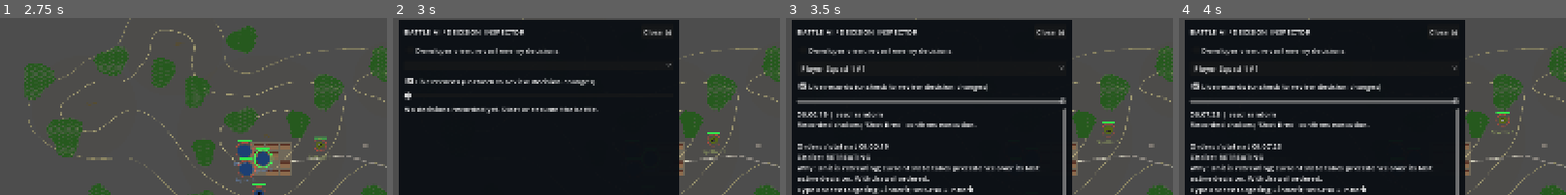
Above: before the commit, frames 1-4 (left to right).
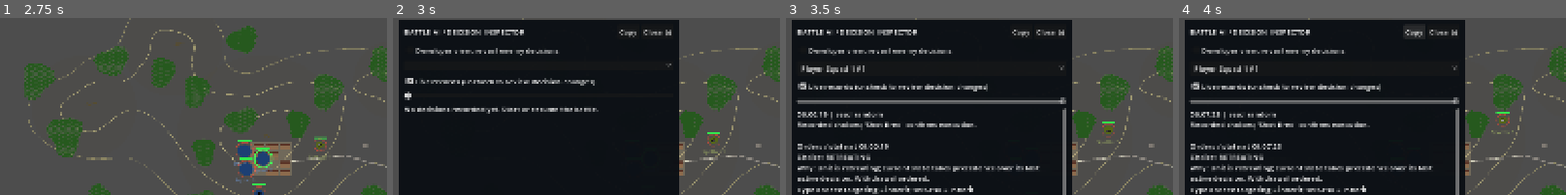
Above: after the commit, the same moments.

Repository: verybadcat/Drones
Game: Godot game, scene res://scenes/Main.tscn
Two runs of this game, one before a commit and one after it. Both use one fixed random seed, a clock stepped at 60 frames per second and the inputs below.
Inputs (mouse positions are % of the whole screen's width and height, from its top left):
- Up to frame 1 (2.75 s): click "Choose" at 0.5 s; click "Start Battle" at 1.25 s; click "Order General Retreat" at 2 s
- Up to frame 2 (3 s): click "Inspect AI (i)" at 2.75 s
- Up to frame 3 (3.5 s): no input
- Up to frame 4 (4 s): click (30, 10) at 3.5 s, where only the run after the commit has a clickable "Copy"
The pictures show only the part of the screen within x 0-50%, y 6-56%; the shares and areas given below are measured in that part.

Frame 1 is identical in both runs. In frame 2, 0.1% of the frame differs, in the area x 58-63%, y 6-11%; in frame 3, 0.1%; in frame 4, 0.3%, in the area x 58-64%, y 4-11%.

Commit message:
Fix three compounding reasons the mortar never reached its own hunt tier
Measured directly with an instrumented headless harness: the player
mortar spent a hard 0% of tactical time in "Destroy enemy mortars"
across 16 early-battle trials, despite a known enemy mortar being
present nearly half the time. Three separate root causes, each
sufficient on its own:

1. _known_enemy_mortar_lead() required state == ACTIVE everywhere,
   so a mortar crew that fled after taking a hit (RETREATING, not
   WITHDRAWN -- still very much a real, targetable unit per
   Unit.is_targetable()) became untrackable the instant it mattered
   most. Factored the ACTIVE-or-RETREATING check out as
   Unit.is_targetable_state() and used it throughout.

2. No memory of a mortar's last-seen position once it stopped firing
   or being directly visible -- both existing lead sources expire
   quickly, and a real mortar isn't obligated to fire every reload
   cycle. Added Unit.player_known_position/_time, populated the same
   way player_known_pips/_state already are, as a third, untrusted,
   non-expiring fallback.

3. Shoot-and-scoot's post-fire relocation was uninterruptible by
   hunting for however long the walk took -- observed blocking tier 2
   for 300+ tactical seconds on a single leg. Removed "scoot" from
   the sticky-intent list in _decide_mortar_action's step 0b; genuine
   emergencies (evade/conceal/out_of_ammo/linkup) stay sticky.

Also: _mortar_reasoning was left frozen at its last value forever once
a mortar stopped being ACTIVE, misleading the Decision Inspector for a
crew long gone -- now overwritten with an honest state note. Added a
Copy button to the Decision Inspector (requested mid-diagnosis).

Re-measured after each fix: 0% -> 4.9% -> 14.9% of known-enemy-mortar
time actually spent hunting, dominant detail shifting to "In range of
a known enemy mortar" (a completed hunt). Added
scripts/tests/test_mortar_hunts_known_mortar.gd as a permanent
regression guard (2% floor) since this took several rounds to pin
down and would be easy to silently regress.

Co-Authored-By: Claude Sonnet 5 <noreply@anthropic.com>

Diff:
--- a/scripts/battle_manager.gd
+++ b/scripts/battle_manager.gd
@@ -1493,16 +1493,40 @@
 ## and aged out on the much shorter MORTAR_FIRE_DETECTION_EXPIRY window
 ## instead of DRONE_MORTAR_FIRE_LEAD_EXPIRY, since nothing is keeping it
 ## current the way a live drone (or eyes) would.
+##
+## THIRD fallback, once both of those come up empty: Unit.player_known_
+## position, the last spot this mortar was actually SEEN (not just heard
+## firing), with no expiry at all. Without this, an enemy mortar that goes
+## quiet for longer than the short fire-detection window (very common —
+## it isn't obligated to fire every reload cycle, and a real one often
+## doesn't) was being treated as if it had never been found at all, the
+## instant that short window lapsed — silently forfeiting the whole
+## ammo-conservation/pursuit mechanism for a target that's still very
+## much real and still very much known to exist, just not RECENTLY heard
+## from. Reported untrusted (never trusted, regardless of drone coverage)
+## since the mortar could genuinely have relocated since — a real crew
+## would still send a probing advance on a last-known position, not
+## commit the whole team to it the way a live or freshly-detected fix
+## earns.
 func _known_enemy_mortar_lead() -> Dictionary:
+	# ACTIVE or RETREATING, never DESTROYED/WITHDRAWN/SURRENDERED — the same
+	# "still a threat, still a real target" standard _known_enemy_positions
+	# already applies elsewhere in this file, and the same one Unit.
+	# is_targetable() itself allows a shot at. A crew that's pulling its gun
+	# back after taking a hit hasn't abandoned it (see order_retreat's own
+	# reasoning) and is very much still worth catching — excluding
+	# RETREATING here meant a mortar the player had just damaged enough to
+	# make it flee immediately became untrackable, the exact tick it
+	# actually mattered most.
 	for u in enemy_units:
-		if u.kind == Unit.Kind.MORTAR and u.state == Unit.State.ACTIVE and u.is_visible:
+		if u.kind == Unit.Kind.MORTAR and u.is_targetable_state() and u.is_visible:
 			return {"position": u.global_position, "trusted": true, "unit": u}
 
 	var best_pos := Vector2.INF
 	var best_time := -INF
 	var best_unit: Unit = null
 	for u in enemy_units:
-		if u.kind != Unit.Kind.MORTAR or u.state != Unit.State.ACTIVE:
+		if u.kind != Unit.Kind.MORTAR or not u.is_targetable_state():
 			continue
 		var info: Dictionary = _last_detected_mortar_fire.get(u, {})
 		if info.is_empty():
@@ -1511,20 +1535,30 @@
 			best_time = info.time
 			best_pos = info.position
 			best_unit = u
-	if best_unit == null:
+
+	if best_unit != null:
+		var drone_covering_it := false
+		for d in [active_drone, backup_drone]:
+			if d != null and d.has_move_target and d.move_target.distance_to(best_pos) < 1.0:
+				drone_covering_it = true
+				break
+		var expiry: float = GameConfig.DRONE_MORTAR_FIRE_LEAD_EXPIRY if drone_covering_it else GameConfig.MORTAR_FIRE_DETECTION_EXPIRY
+		if scenario_elapsed_time - best_time <= expiry:
+			return {"position": best_pos, "trusted": drone_covering_it, "unit": best_unit}
+
+	var seen_pos := Vector2.INF
+	var seen_time := -INF
+	var seen_unit: Unit = null
+	for u in enemy_units:
+		if u.kind != Unit.Kind.MORTAR or not u.is_targetable_state() or is_inf(u.player_known_position.x):
+			continue
+		if u.player_known_position_time > seen_time:
+			seen_time = u.player_known_position_time
+			seen_pos = u.player_known_position
+			seen_unit = u
+	if seen_unit == null:
 		return {}
-
-	var drone_covering_it := false
-	for d in [active_drone, backup_drone]:
-		if d != null and d.has_move_target and d.move_target.distance_to(best_pos) < 1.0:
-			drone_covering_it = true
-			break
-
-	var expiry: float = GameConfig.DRONE_MORTAR_FIRE_LEAD_EXPIRY if drone_covering_it else GameConfig.MORTAR_FIRE_DETECTION_EXPIRY
-	if scenario_elapsed_time - best_time > expiry:
-		return {}
-
-	return {"position": best_pos, "trusted": drone_covering_it, "unit": best_unit}
+	return {"position": seen_pos, "trusted": false, "unit": seen_unit}
 
 
 ## The single position the mortar/drone team's current joint commitment
@@ -3225,15 +3259,32 @@
 		_mortar_reasoning[m] = {"tier": "Target available", "detail": "A target is selected; no new movement order from this decision. Reload and firing gates still apply."}
 		return
 
-	# Step 0b — an in-progress SELF-PRESERVATION walk isn't interruptible
-	# by a lower tier (hunting). This is what actually fixes the bug where
-	# hunting could silently overwrite a shoot-and-scoot displacement mid-
-	# stride, and what stops an is_visible blink or a _pick_target coin-
-	# flip from restarting the whole ladder mid-walk — the mortar's own
-	# version of the sticky-until-arrival commitment the drone rewrite
-	# needed for the same reason.
+	# Step 0b — an in-progress EMERGENCY self-preservation walk isn't
+	# interruptible by a lower tier (hunting): evade/conceal/out_of_ammo/
+	# linkup are all real, immediate necessities (a closing threat, being
+	# spotted, no ammo to fight with at all), not something a known-mortar
+	# opportunity should ever pull the crew off of mid-stride. This also
+	# stops an is_visible blink or a _pick_target coin-flip from restarting
+	# the whole ladder mid-walk — the mortar's own version of the
+	# sticky-until-arrival commitment the drone rewrite needed for the
+	# same reason.
+	#
+	# "scoot" is deliberately NOT on this list. Shoot-and-scoot's post-fire
+	# reposition is a routine precaution, not an emergency — and unlike the
+	# others, a single scoot leg can legitimately take several minutes of
+	# tactical time to walk (real m/s speeds over real distances), which
+	# was silently locking tier 2 hunting out for that whole stretch even
+	# when a known, low-risk enemy mortar opportunity was sitting right
+	# there — backwards from what "destroy enemy mortars" outranking a
+	# mere precaution actually means. Falling through here still can't
+	# actually disrupt the walk itself: every tier below only ever
+	# OVERWRITES move_target when it finds something more important to do
+	# (a fresh evade/conceal reason, or a viable hunt destination) — with
+	# nothing more important going on, the ladder just reports "Holding"
+	# and the scoot already under way keeps walking untouched via
+	# _tick_movement, exactly as before.
 	var current_intent: String = _mortar_move_intent.get(m, "")
-	if m.has_move_target and current_intent in ["scoot", "evade", "conceal", "out_of_ammo", "linkup"]:
+	if m.has_move_target and current_intent in ["evade", "conceal", "out_of_ammo", "linkup"]:
 		_mortar_reasoning[m] = {"tier": "Preserve self", "detail": "Continuing a displacement already under way (%s)." % current_intent}
 		return
 
@@ -3339,7 +3390,16 @@
 ## same way every other tier already was) closes that gap.
 func _update_mortar_decisions() -> void:
 	for m in player_units + enemy_units:
-		if m.kind != Unit.Kind.MORTAR or m.state != Unit.State.ACTIVE:
+		if m.kind != Unit.Kind.MORTAR:
+			continue
+		if m.state != Unit.State.ACTIVE:
+			# Otherwise _mortar_reasoning[m] would simply freeze at whatever
+			# it last said while still ACTIVE (e.g. "Target available") —
+			# misleading in the Decision Inspector for a crew that's since
+			# retreated or been destroyed, well past the point that
+			# reasoning was ever accurate.
+			if _mortar_reasoning.has(m):
+				_mortar_reasoning[m] = {"tier": "Preserve self", "detail": "No longer in action (%s)." % Unit.State.keys()[m.state].to_lower()}
 			continue
 		_decide_mortar_action(m)
 
@@ -3607,6 +3667,8 @@
 			u.player_has_been_sighted = true
 			u.player_known_pips = u.pips
 			u.player_known_state = u.state
+			u.player_known_position = u.global_position
+			u.player_known_position_time = scenario_elapsed_time
 
 
 ## `scenario_delta` (tactical seconds) drives a MORTAR's reload timer — a
--- a/scripts/decision_inspector.gd
+++ b/scripts/decision_inspector.gd
@@ -31,6 +31,11 @@
 	title.text = "BATTLE AI / DECISION INSPECTOR"
 	title.size_flags_horizontal = Control.SIZE_EXPAND_FILL
 	heading.add_child(title)
+	var copy := Button.new()
+	copy.text = "Copy"
+	copy.tooltip_text = "Copy the text below to the clipboard."
+	copy.pressed.connect(func(): DisplayServer.clipboard_set(_text.text))
+	heading.add_child(copy)
 	var close := Button.new()
 	close.text = "Close (i)"
 	close.pressed.connect(func(): hide())
--- /dev/null
+++ b/scripts/tests/test_mortar_hunts_known_mortar.gd
@@ -0,0 +1,96 @@
+extends SceneTree
+## Regression test for a real, repeatedly-reported bug: the player mortar
+## structurally never reached the "Destroy enemy mortars" tier, even with a
+## known enemy mortar sitting right there — see docs/designs/tactical-
+## commander-doctrine.md's 2026-09-09 entry "The mortar structurally never
+## reached its own 'destroy enemy mortars' tier" for the full history (three
+## separate root causes: _known_enemy_mortar_lead dropping a RETREATING-but-
+## visible enemy mortar, no last-known-position memory once a mortar went
+## quiet, and shoot-and-scoot's post-fire relocation being uninterruptible
+## by hunting for however long the walk took). This was hard to pin down and
+## easy to silently regress — measuring it directly here, once, so it can't
+## quietly break again.
+##
+## Run: godot --headless --path . --script res://scripts/tests/test_mortar_hunts_known_mortar.gd
+
+const TestBattleManagerScript := preload("res://scripts/tests/test_battle_manager.gd")
+const TestCombatLogScript := preload("res://scripts/tests/test_combat_log.gd")
+
+const TRIALS_PER_MODE := 8
+const TICK_DELTA := 0.5
+const EARLY_WINDOW_S := 1800.0 # first 30 tactical minutes
+# A floor, not today's exact measured value (~4.9% at time of writing) —
+# tuning changes are expected to move this around; regressing all the way
+# back to (near) zero is what this guards against.
+const MIN_HUNT_TIME_FRACTION := 0.02
+
+var failures := 0
+
+func check(condition: bool, message: String) -> void:
+	if not condition:
+		failures += 1
+		push_error(message)
+
+func _initialize():
+	call_deferred("run")
+
+func _build_doctrine(mode: GameConfig.ReconMode, seed_val: int) -> Dictionary:
+	var squads: Array[Dictionary] = []
+	for pos in GameConfig.PLAYER_DEFAULT_POSITIONS:
+		squads.append({"position": pos, "retreat_threshold": 0.30})
+	return {
+		"squads": squads,
+		"mortar": {"position": GameConfig.PLAYER_MORTAR_DEFAULT_POSITION, "shoot_and_scoot": true},
+		"spotter": {"position": GameConfig.PLAYER_SPOTTER_DEFAULT_POSITION},
+		"recon_mode": mode,
+		"seed": seed_val,
+	}
+
+func run():
+	# Weighted by actual tactical seconds elapsed, not tick count — a
+	# single macro-tick can jump through many tactical minutes at once
+	# during TIME_SCALE_FAST_FORWARD (no contact yet), so a plain per-tick
+	# count would wildly over-weight whichever stretch happens to run at
+	# TIME_SCALE_NORMAL instead.
+	var known_mortar_seconds := 0.0
+	var hunt_seconds := 0.0
+
+	for mode in [GameConfig.ReconMode.SPOTTER, GameConfig.ReconMode.DRONE_TEAM]:
+		for trial in range(TRIALS_PER_MODE):
+			var bm = TestBattleManagerScript.new()
+			root.add_child(bm)
+			var log = TestCombatLogScript.new()
+			bm.start_battle(_build_doctrine(mode, 2000 + trial), log)
+
+			var mortar: Unit = null
+			for u in bm.player_units:
+				if u.kind == Unit.Kind.MORTAR:
+					mortar = u
+			var ticks := 0
+			var last_time: float = bm.scenario_elapsed_time
+			while not bm.battle_over and bm.scenario_elapsed_time < EARLY_WINDOW_S and ticks < 20000:
+				bm._process(TICK_DELTA)
+				ticks += 1
+				var delta: float = bm.scenario_elapsed_time - last_time
+				last_time = bm.scenario_elapsed_time
+				if mortar == null or mortar.state != Unit.State.ACTIVE:
+					continue
+				var any_known_enemy_mortar := false
+				for e in bm.enemy_units:
+					if e.kind == Unit.Kind.MORTAR and (e.is_visible or e.player_has_been_sighted):
+						any_known_enemy_mortar = true
+				if not any_known_enemy_mortar:
+					continue
+				known_mortar_seconds += delta
+				var reasoning: Dictionary = bm._mortar_reasoning.get(mortar, {})
+				if reasoning.get("tier", "") == "Destroy enemy mortars":
+					hunt_seconds += delta
+			bm.queue_free()
+
+	var fraction: float = hunt_seconds / max(known_mortar_seconds, 1.0)
+	print("Known-enemy-mortar tactical seconds sampled: %.1f" % known_mortar_seconds)
+	print("Of which spent in 'Destroy enemy mortars': %.1f (%.1f%%)" % [hunt_seconds, fraction * 100.0])
+	check(fraction >= MIN_HUNT_TIME_FRACTION, "The mortar should meaningfully hunt a known enemy mortar during the early battle — got %.1f%%, expected at least %.1f%%" % [fraction * 100.0, MIN_HUNT_TIME_FRACTION * 100.0])
+
+	print("Mortar-hunts-known-mortar test: %d failures" % failures)
+	quit(1 if failures else 0)
--- a/scripts/unit.gd
+++ b/scripts/unit.gd
@@ -53,6 +53,15 @@
 var player_has_been_sighted: bool = false
 var player_known_pips: int = 0
 var player_known_state: State = State.ACTIVE
+# Where this unit was standing the last time it was actually observed, and
+# when — Vector2.INF / -INF until first sighted. Currently only consulted
+# for an enemy MORTAR (see BattleManager._known_enemy_mortar_lead's third,
+# untrusted fallback): a real commander doesn't forget where a gun was
+# last seen just because it went quiet again, even though it might have
+# moved since — that's exactly why this feeds an UNTRUSTED lead, not a
+# trusted one.
+var player_known_position: Vector2 = Vector2.INF
+var player_known_position_time: float = -INF
 
 var fire_interval: float = 2.0 # seconds between fire attempts
 var fire_timer: float = 0.0
@@ -684,8 +693,16 @@
 	movement_predictable = false
 
 
+## ACTIVE or RETREATING — still present, still a real unit in the fight,
+## as opposed to DESTROYED/WITHDRAWN/SURRENDERED. Visibility-independent;
+## see is_targetable() for the full "can actually be fired at right now"
+## check, and BattleManager._known_enemy_positions for the analogous
+## "still a threat" standard applied to squad danger elsewhere.
+func is_targetable_state() -> bool:
+	return state == State.ACTIVE or state == State.RETREATING
+
 func is_targetable() -> bool:
-	return state != State.DESTROYED and state != State.WITHDRAWN and state != State.SURRENDERED and is_visible
+	return is_targetable_state() and is_visible
 
 
 func display_name() -> String:
Not shown, changed: docs/designs/tactical-commander-doctrine.md
